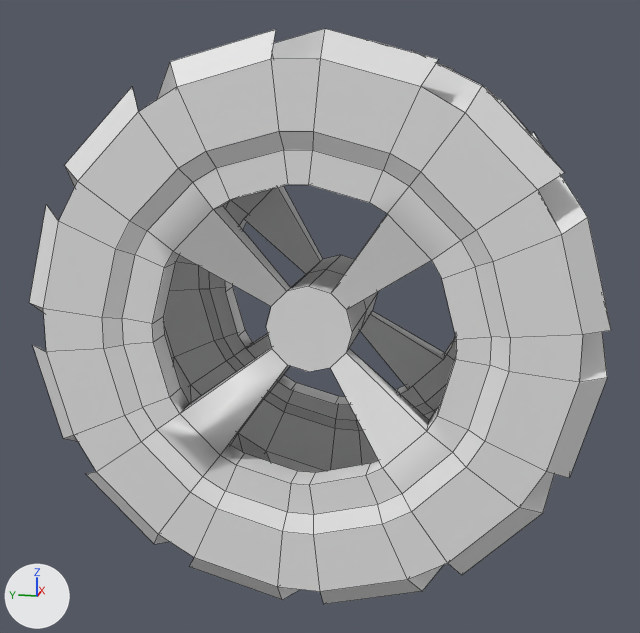
Before and after pictures for a commit that changed the FBX model Assets/Art/mesh/tire.fbx.
Before and after are seen from a 50 mm camera at (-0.03214, -0.00618, 0.00772) aimed at (-0.00012, 0.00022, -0.00029). Every picture has the same lights, and +X, +Y and +Z are marked at lower left. Mesh edges are drawn as thin lines. Where no turn or scale is listed for an object, it has been applied to the vertices.

Before the edit, the objects in view are built like this:
```python
me_tire = bpy.data.meshes.new('tire')
me_tire.from_pydata(...)  # 388 vertices, 370 faces; spans x -0.005..0.005, y -0.0098..0.0098, z -0.0098..0.0098
ob_tire = bpy.data.objects.new('tire', me_tire)
ob_tire.location = (0.0, 0.0, 0.0)
```
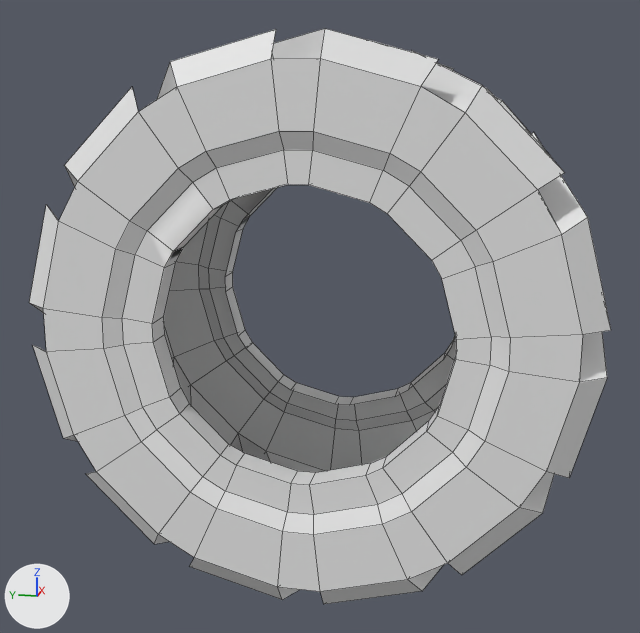
Changed parts and their boxes (x1, y1, x2, y2) in the pictures (640 x 633 px):
```json
{"part": 1, "of": "me_tire", "change": "deleted", "before": [173, 186, 445, 468]}
```

The change, as JSON lines over the scene's bpy script:
```json
{"block": "me_tire", "where": "# used by ob_tire; location = (0.0, 0.0, 0.0)"}
{"op": "remove", "block": "me_tire", "code": "me_tire.from_pydata(...)  # 388 vertices, 370 faces; spans x -0.005..0.005, y -0.0098..0.0098, z -0.0098..0.0098"}
{"op": "add", "block": "me_tire", "code": "me_tire.from_pydata(...)  # 336 vertices, 312 faces; spans x -0.005..0.005, y -0.0098..0.0098, z -0.0098..0.0098"}
{"block": "me_tire", "change": "me_tire part 1"}
{"block": "me_tire", "change": "52 vertices are removed from x -0.0032..0.0032, y -0.0015..0.0015, z -0.0015..0.0015"}
{"block": "me_tire", "change": "58 faces are deleted"}
```
